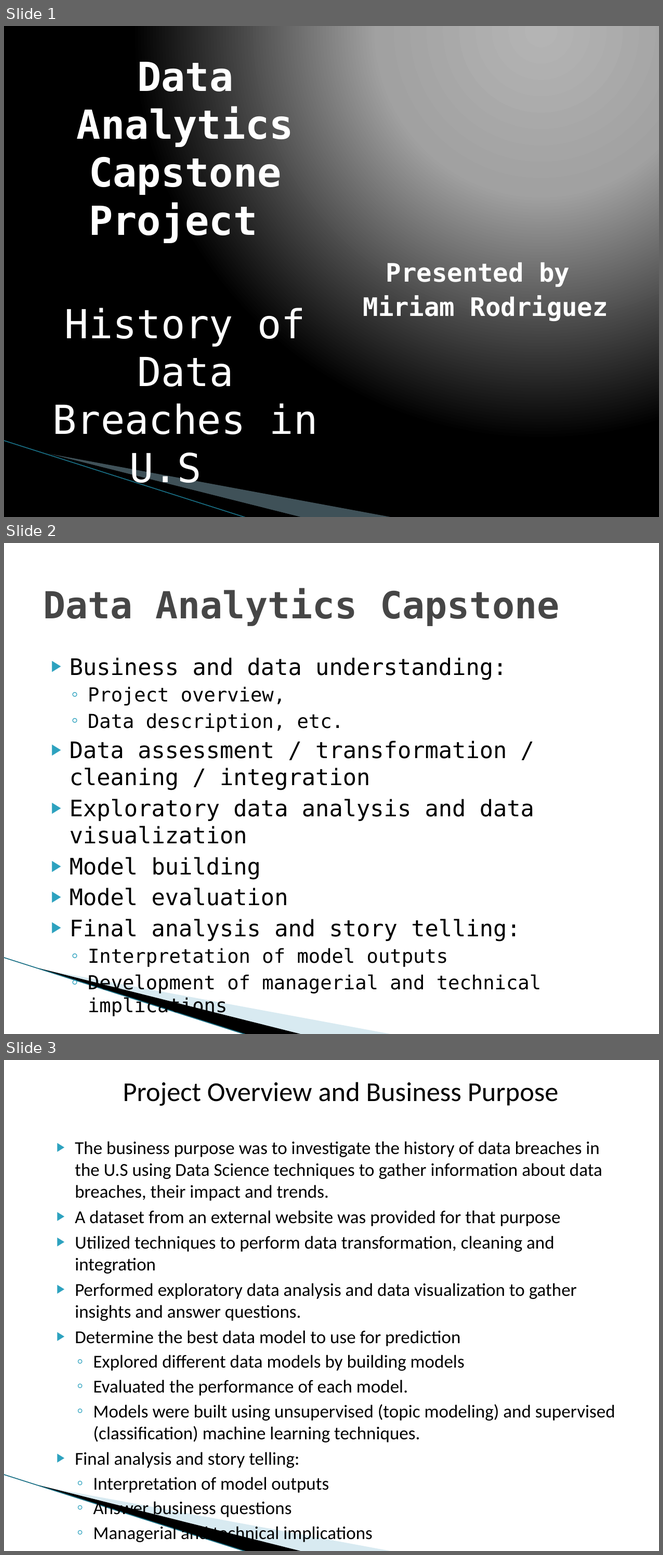
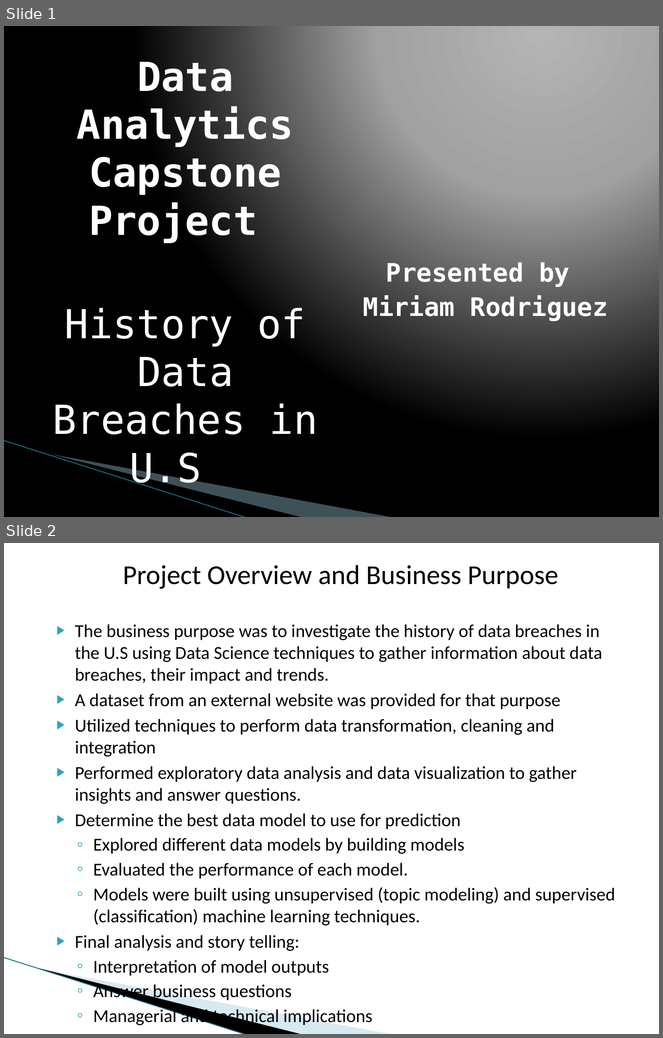
Before and after one commit to dmrod01/Capstone, a slide deck: Final Analysis - Data Capstone Project - Data Breaches.pptx. Shown one above the other, each under a label of ours: slides 1, 2 and 3 before the commit, slides 1 and 2 after it. The pictures are 663x1555 and 663x1038 pixels, drawn with LibreOffice and Linux fonts; fonts in the diff are those of the drawing; background and template pictures are left out. Boxes give left, top, right and bottom in pixels: in the first picture for what was removed or moved away, otherwise in the second. Text is boxed around its words. In the diff, an @@ line names an element or a change of style, - is before the commit and + after.

```diff
--- a/Final Analysis - Data Capstone Project - Data Breaches.pptx
+++ b/Final Analysis - Data Capstone Project - Data Breaches.pptx
@@ slide 2 removed at [4, 543, 659, 1034], background #FFFFFF; not listed: 3 template elements that a slide beside it also shows @@
@@ title removed at [43, 588, 559, 626] @@
-Data Analytics Capstone
@@ text removed at [70, 657, 541, 1017] @@
-▶ Business and data understanding:
-  ◦ Project overview,
-  ◦ Data description, etc.
-▶ Data assessment / transformation / cleaning / integration
-▶ Exploratory data analysis and data visualization
-▶ Model building
-▶ Model evaluation
-▶ Final analysis and story telling:
-  ◦ Interpretation of model outputs
-  ◦ Development of managerial and technical implications
@@ what was slide 3 is now slide 2 @@
```
Also in this commit, not shown: 6 slides changed, 4 slides added.
